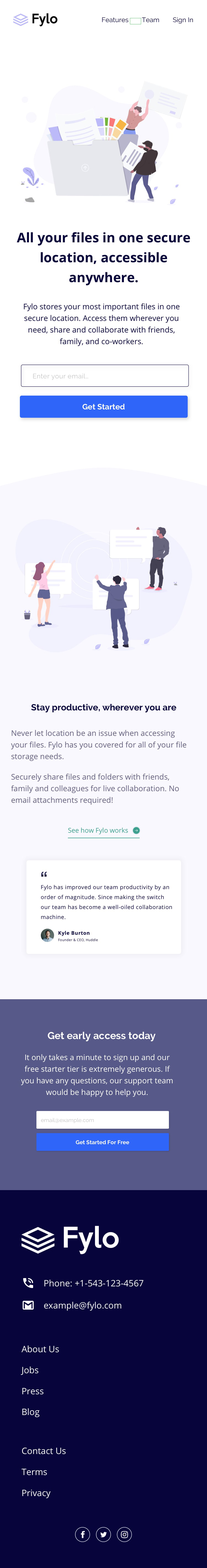
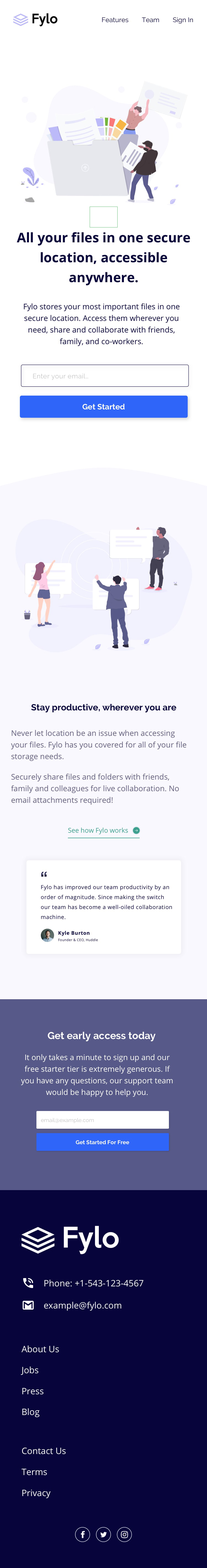
Layers edited between the first and the second (207, 1568) image:
painted on "Rectangle 4" over [89, 17, 142, 228]
